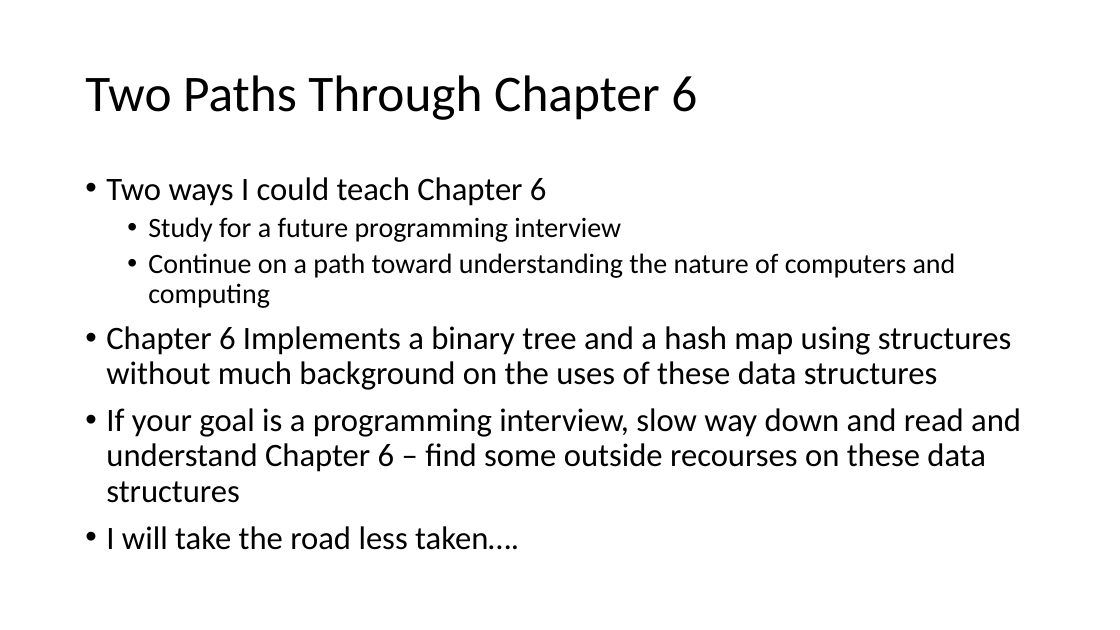
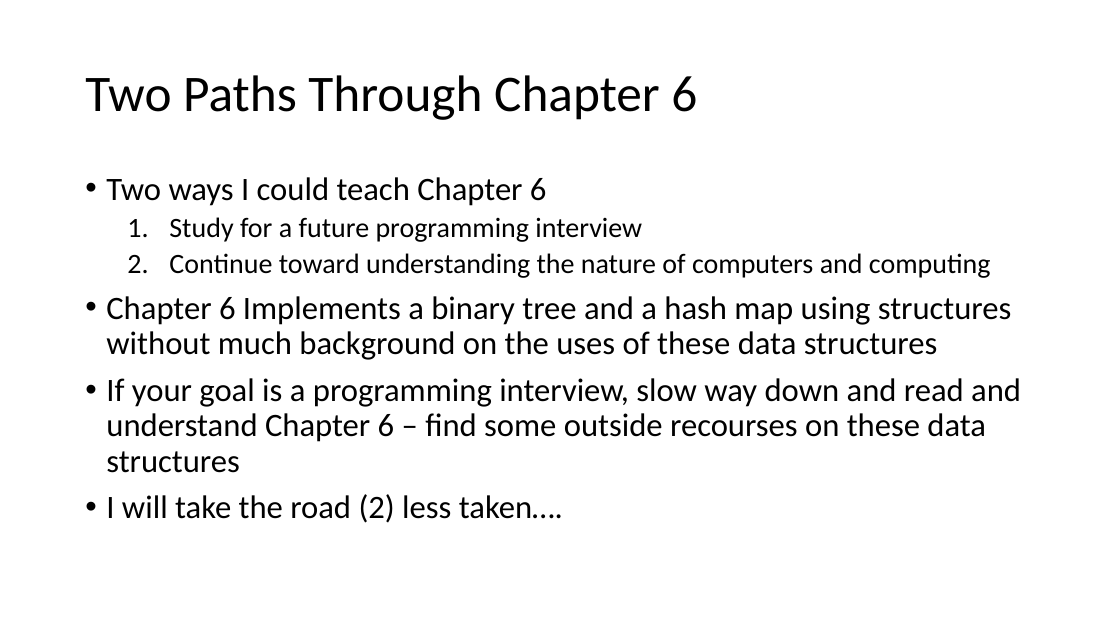
Before and after one commit to csev/cc4e, a slide deck: slide 5 of lectures/KR-6.pptx. Drawn at 1120x630 pixels with LibreOffice and Linux fonts; fonts in the diff are those of the drawing. Boxes give left, top, right and bottom in pixels: in the first picture for what was removed or moved away, otherwise in the second. Text is boxed around its words. In the diff, an @@ line names an element or a change of style, - is before the commit and + after.

```diff
--- a/lectures/KR-6.pptx
+++ b/lectures/KR-6.pptx
@@ text at (x1=169, y1=217, x2=642, y2=242): bullet • to 1. @@
@@ text at (x1=169, y1=253, x2=991, y2=278): text changed @@
-  • Continue on a path toward understanding the nature of computers and computing
+  2. Continue toward understanding the nature of computers and computing
@@ text at (x1=106, y1=494, x2=563, y2=523): text changed @@
-• I will take the road less taken….
+• I will take the road (2) less taken….
```
Also in this commit, not shown: 1 other slide changed, 1 other file.
